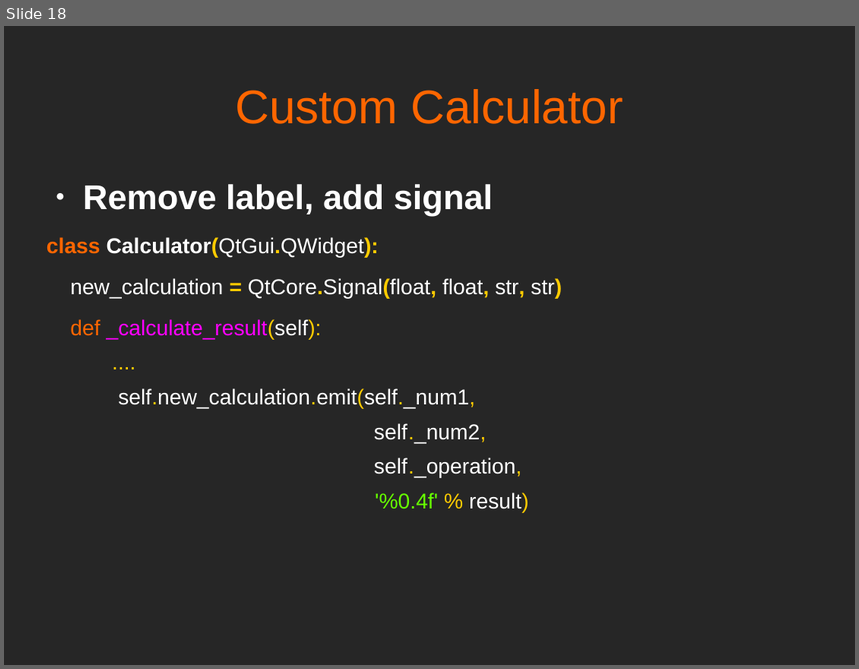
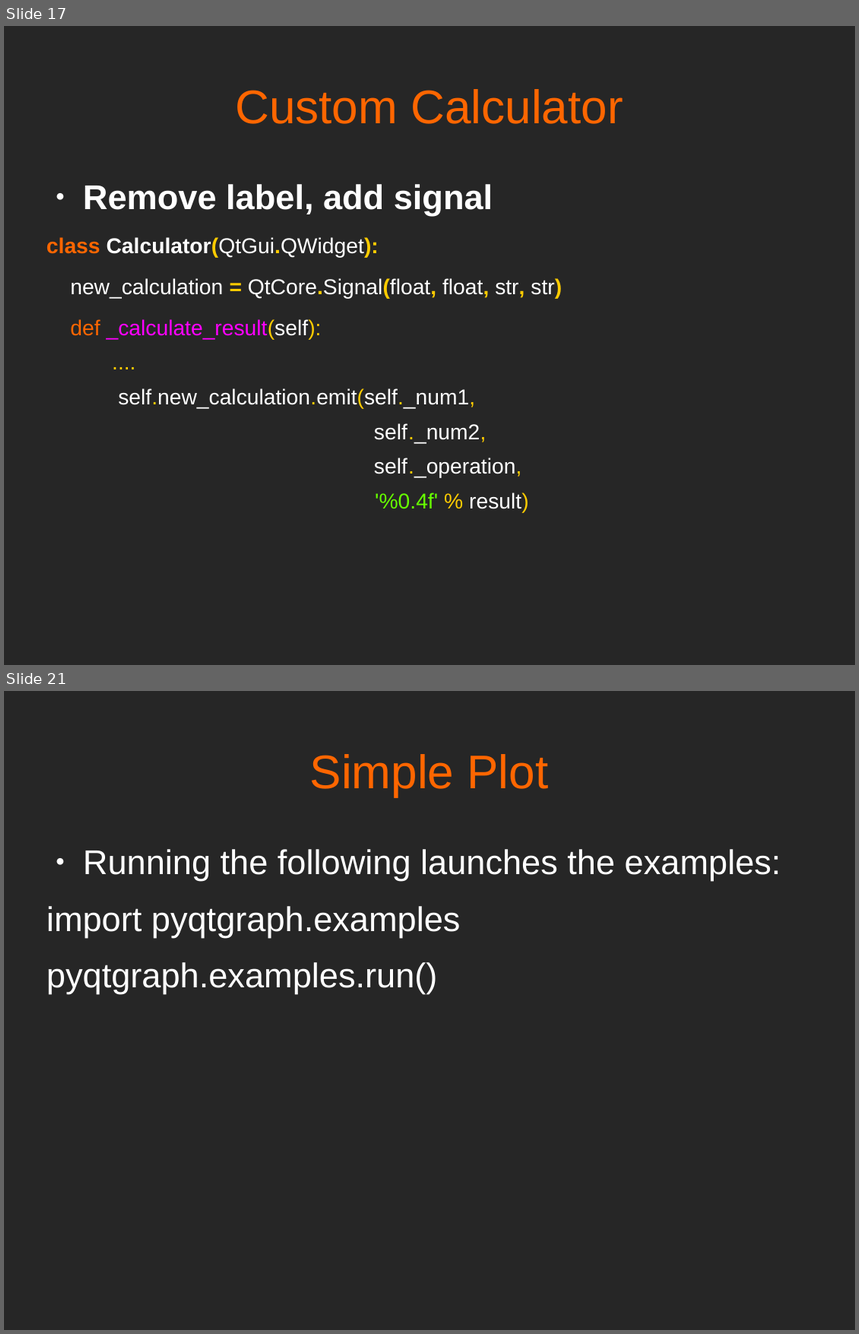
Before and after one commit to mfarhan12/qt-presentation, a slide deck: OPAG QT Presentation.odp. Shown one above the other, each under a label of ours: slide 18 before the commit, slides 17 and 21 after it; the slides between them are not shown. The pictures are 859x669 and 859x1334 pixels, drawn with LibreOffice and Linux fonts; fonts in the diff are those of the drawing. Boxes give left, top, right and bottom in pixels: in the first picture for what was removed or moved away, otherwise in the second. Text is boxed around its words. In the diff, an @@ line names an element or a change of style, - is before the commit and + after.

Commit message:
improved simple plot example, added fft plot

```diff
--- a/OPAG QT Presentation.odp
+++ b/OPAG QT Presentation.odp
@@ slide 21 added at bbox=[4, 691, 855, 1330], background #262626 @@
@@ text added at bbox=[310, 754, 549, 797], 44 pt, text #FF6600 @@
+Simple Plot
@@ text added at bbox=[47, 849, 781, 994], 32 pt, text #FFFFFF @@
+● Running the following launches the examples:
+import pyqtgraph.examples
+pyqtgraph.examples.run()
@@ what was slide 18 is now slide 17 @@
```
Also in this commit, not shown: 4 other slides added, 2 slides removed, 4 other files.
